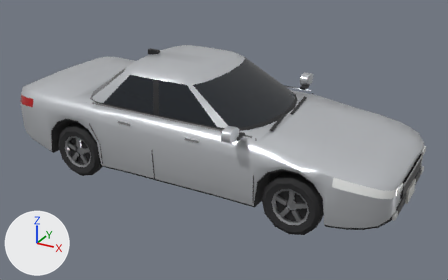
Before and after pictures for a commit that changed the glTF model pipeline/heroes/out/vehicles/sedan.glb.
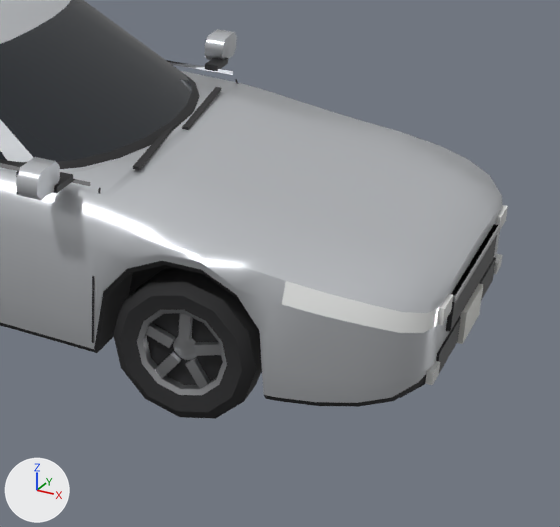
Each version appears first whole from a camera (50 mm lens) standing at (3.53, -6.12, 3.54) and looking at (0.18, -0.03, 0.5), and next in a close-up on the part from 48% to 100% of the width and 22% to 100% of the height. The axes (+X, +Y, +Z) are drawn at lower left. The lights are the same throughout. The first two pictures are the older version. Objects named as collision shapes, trigger or cutter boxes, shadow casters or lower levels of detail are left out. Vertices at exactly the same position are counted once.

Objects in the first close-up: 'lod0'.
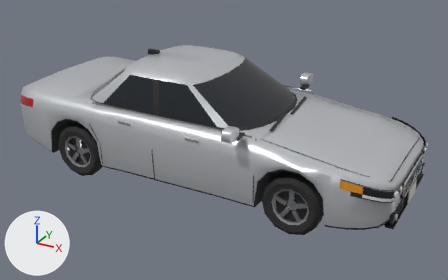
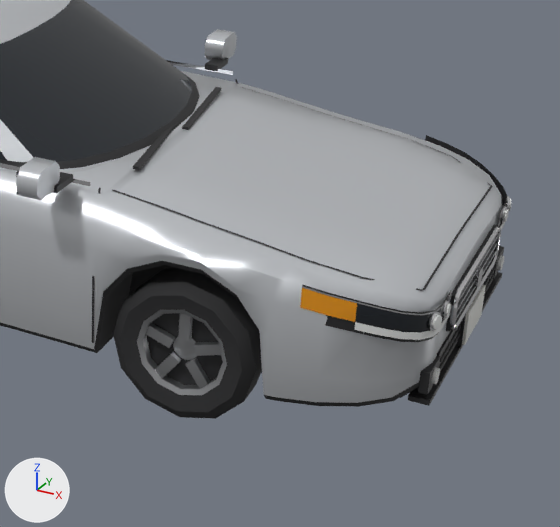
The change, as a list of edits to the scene's bpy script:
```text
Add mat_amber:
    mat_amber = bpy.data.materials.new('amber')
    # nodes: BsdfPrincipled, Mix, OutputMaterial, VertexColor
    # colours: orange #ed9919, mixed with the vertex colours
Change me_lod0:
    used by ob_lod0; location = (0.0, 0.0, 0.0)
    remove me_lod0.from_pydata(...)  # 1896 vertices, 3356 faces; spans x -2.45..2.46, y -1.12..1.12, z 0.0..1.49
    add me_lod0.from_pydata(...)  # 2430 vertices, 4108 faces; spans x -2.45..2.47, y -1.12..1.12, z 0.0..1.49
    me_lod0 part 1: a new loose piece, a 10-sided cylinder along x spanning x 2.451..2.467, y -0.045..0.045, z 0.512..0.598, in mat_chrome
    me_lod0 part 2: a new loose piece, a 10-sided cylinder along x spanning x 2.436..2.445, y -0.5772..-0.4962, z 0.598..0.675, in mat_chrome
    me_lod0 part 3: a new loose piece, a box spanning x 2.36..2.45, y -0.67..0.67, z 0.254..0.276, in mat_trim
    me_lod0 part 4: a new loose piece, a box spanning x 2.4..2.44, y 0.52..0.68, z 0.31..0.41, in mat_trim
    me_lod0 part 5: a new loose piece, a box spanning x 2.4..2.44, y -0.68..-0.52, z 0.31..0.41, in mat_trim
    me_lod0 part 6: a new loose piece, a 10-sided cylinder along x spanning x 2.437..2.455, y 0.507..0.567, z 0.608..0.665, in mat_head
    me_lod0 part 7: a new loose piece, a 10-sided cylinder along x spanning x 2.437..2.455, y -0.567..-0.507, z 0.608..0.665, in mat_head
    me_lod0 part 8: a new loose piece, a 10-sided cylinder along x spanning x 2.437..2.455, y 0.564..0.636, z 0.326..0.394, in mat_head
    me_lod0 part 9: a new loose piece, a 10-sided cylinder along x spanning x 2.437..2.455, y -0.636..-0.564, z 0.326..0.394, in mat_head
    me_lod0 part 10: the loose piece of 8 vertices spanning x 2.43..2.46, y -0.16..0.16, z 0.29..0.45 is moved by (0.01, 0.0, 0.0)
    me_lod0 part 11: the loose piece of 8 vertices spanning x 2.42..2.45, y -0.41..0.41, z 0.62..0.64 is rebuilt with 8 vertices and now spans x 2.44..2.45, y -0.38..0.38, z 0.59..0.6, in mat_rim
    me_lod0 part 12: the loose piece of 8 vertices spanning x 2.41..2.44, y 0.53..0.63, z 0.33..0.39 is deleted
    me_lod0 part 13: the loose piece of 8 vertices spanning x 2.41..2.44, y -0.63..-0.53, z 0.33..0.39 is deleted
    me_lod0 part 14: 4 vertices moved within x 2.44, y -0.58..0.58, z 0.67; 12 vertices removed from x 2.41..2.44, y -0.58..0.58, z 0.59..0.67; 398 vertices added at x 1.02..2.46, y -0.93..0.93, z 0.28..0.96
    me_lod0 part 15: 133 kept faces spanning x -2.03..2.44, y -0.95..1.09, z 0.05..1.0 get new vertex colours
    me_lod0 part 16: 20 faces spanning x 1.88..2.42, y -0.94..0.94, z 0.59..0.8 switch from mat_head to mat_paint
    other edits to the shape of me_lod0 do not show in these pictures
    add me_lod0.materials.append(mat_amber)
```

Location of each change, (x1, y1, x2, y2) in pixels of the close-ups (560 x 527 px; the box of a moved part takes in the faces that stretch with it):
'lod0', reshaped
    before: (0, 0, 508, 419)
    after: (0, 0, 511, 419)
part 1 of me_lod0, added
    after: (474, 267, 483, 287)
part 2 of me_lod0, added
    after: (442, 301, 449, 320)
part 3 of me_lod0, added
    after: (408, 272, 502, 406)
part 4 of me_lod0, added
    after: (493, 246, 504, 278)
part 5 of me_lod0, added
    after: (418, 356, 440, 395)
part 6 of me_lod0, added
    after: (503, 209, 509, 222)
part 7 of me_lod0, added
    after: (445, 303, 451, 318)
part 8 of me_lod0, added
    after: (497, 255, 504, 271)
part 9 of me_lod0, added
    after: (432, 367, 440, 385)
part 10 of me_lod0, moved or reshaped
    before: (457, 284, 483, 344)
    after: (462, 284, 486, 345)
part 11 of me_lod0, rebuilt (18% narrower, 18% shorter)
    before: (452, 224, 500, 303)
    after: (459, 235, 498, 300)
part 12 of me_lod0, deleted
    before: (494, 254, 502, 274)
part 13 of me_lod0, deleted
    before: (425, 361, 440, 385)
part 14 of me_lod0, built on
    before: (438, 205, 508, 325)
    after: (112, 87, 511, 369)
part 15 of me_lod0, edited (looks the same)
    both: (282, 195, 503, 401)
part 16 of me_lod0, recoloured
    before: (282, 281, 439, 333)
    after: (282, 281, 437, 317)
